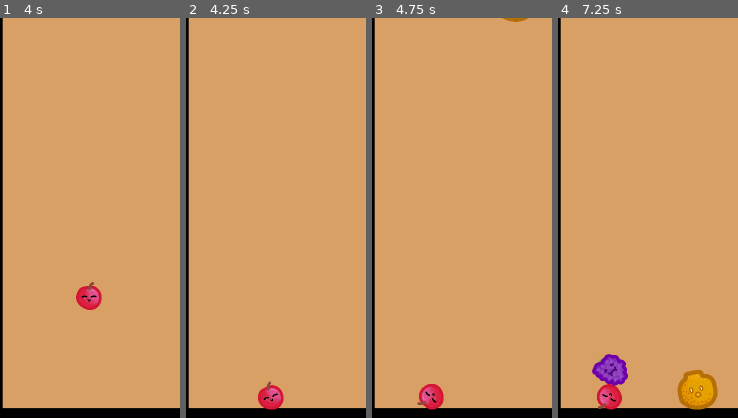
Above: before the commit, frames 1-4 (left to right).
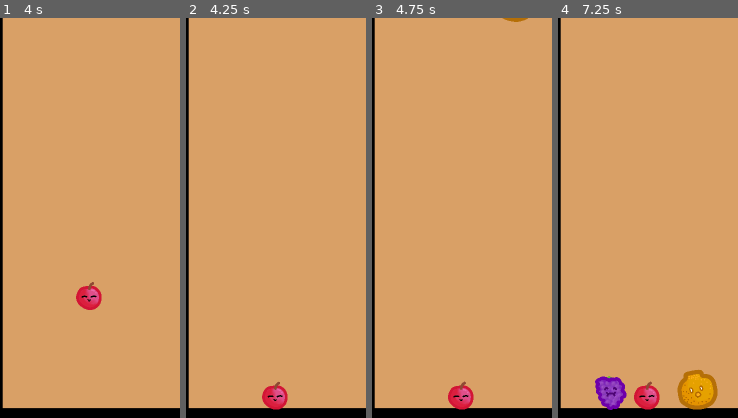
Above: after the commit, the same moments.

Repository: kinghos/WatermelonGame
Game: Godot game, scene res://Scenes/menus/main_menu.tscn
Two runs of this game, one before a commit and one after it. Both use one fixed random seed, a clock stepped at 60 frames per second and the inputs below. The engine's default icon, where the game draws it, is replaced by a stand-in: a white triangle on a blue panel in a dark square.
Inputs (mouse positions are % of the whole screen's width and height, from its top left):
- Up to frame 1 (4 s): click "Singleplayer" at 0.5 s; click "PAUSE" at 1.25 s; move the mouse to (72, 45) at 2.02 s; press the mouse at (72, 45) at 2.03 s; move the mouse to (30, 55) at 2.77 s; release the mouse at (30, 55) at 2.78 s; click (30, 55) at 2.85 s; move the mouse to (60, 28) at 3.52 s; press the mouse at (60, 28) at 3.53 s
- Up to frame 2 (4.25 s): no input
- Up to frame 3 (4.75 s): move the mouse to (45, 70) at 4.27 s; release the mouse at (45, 70) at 4.28 s; click (45, 70) at 4.35 s
- Up to frame 4 (7.25 s): move the mouse to (80, 65) at 5.02 s; press the mouse at (80, 65) at 5.03 s; move the mouse to (20, 35) at 5.77 s; release the mouse at (20, 35) at 5.78 s; click (20, 35) at 5.85 s; move the mouse to (55, 50) at 6.52 s; press the mouse at (55, 50) at 6.53 s
The pictures show only the part of the screen within x 5-55%, y 40-90%; the shares and areas given below are measured in that part.

Frame 1 is identical in both runs. In frame 2, 0.6% of the frame differs, in the area x 40-57%, y 90-98%; in frame 3, 1.5%; in frame 4, 2.8%, in the area x 18-57%, y 84-98%.

Commit message:
Updated collisions

Diff:
--- a/Scenes/modes/game_level.tscn
+++ b/Scenes/modes/game_level.tscn
@@ -21,7 +21,7 @@
 
 [node name="CollisionPolygon2D" type="CollisionPolygon2D" parent="Board"]
 position = Vector2(589, 1267)
-polygon = PackedVector2Array(-890, -832, -884, 756, 1104, 759, 1076, -832, 474, -832, 474, 510, -474, 510, -474, -832)
+polygon = PackedVector2Array(-920, -832, -916, 800, 920, 800, 920, -832, 474, -832, 474, 510, -474, 510, -474, -832)
 
 [node name="Sprite2D" type="Sprite2D" parent="Board"]
 position = Vector2(588, 1145.5)
--- a/globals/Globals.gd
+++ b/globals/Globals.gd
@@ -22,31 +22,31 @@
 }
 
 var Classes = {
-	Fruits.CHERRY: preload("res://scenes/fruits/cherry.tscn"),
-	Fruits.STRAWBERRY: preload("res://scenes/fruits/strawberry.tscn"),
-	Fruits.GRAPE: preload("res://scenes/fruits/grape.tscn"),
-	Fruits.TANGERINE: preload("res://scenes/fruits/tangerine.tscn"),
-	Fruits.ORANGE: preload("res://scenes/fruits/orange.tscn"),
-	Fruits.APPLE: preload("res://scenes/fruits/apple.tscn"),
-	Fruits.LEMON: preload("res://scenes/fruits/lemon.tscn"),
-	Fruits.PEACH: preload("res://scenes/fruits/peach.tscn"),
-	Fruits.PINEAPPLE: preload("res://scenes/fruits/pineapple.tscn"),
-	Fruits.MELON: preload("res://scenes/fruits/melon.tscn"),
-	Fruits.WATERMELON: preload("res://scenes/fruits/watermelon.tscn")
+	Fruits.CHERRY: load("res://scenes/fruits/cherry.tscn"),
+	Fruits.STRAWBERRY: load("res://scenes/fruits/strawberry.tscn"),
+	Fruits.GRAPE: load("res://scenes/fruits/grape.tscn"),
+	Fruits.TANGERINE: load("res://scenes/fruits/tangerine.tscn"),
+	Fruits.ORANGE: load("res://scenes/fruits/orange.tscn"),
+	Fruits.APPLE: load("res://scenes/fruits/apple.tscn"),
+	Fruits.LEMON: load("res://scenes/fruits/lemon.tscn"),
+	Fruits.PEACH: load("res://scenes/fruits/peach.tscn"),
+	Fruits.PINEAPPLE: load("res://scenes/fruits/pineapple.tscn"),
+	Fruits.MELON: load("res://scenes/fruits/melon.tscn"),
+	Fruits.WATERMELON: load("res://scenes/fruits/watermelon.tscn")
 }
 
 var Textures = {
-	Fruits.CHERRY: preload("res://assets/fruits/cherry.png"),
-	Fruits.STRAWBERRY: preload("res://assets/fruits/strawberry.png"),
-	Fruits.GRAPE: preload("res://assets/fruits/grape.png"),
-	Fruits.TANGERINE: preload("res://assets/fruits/tangerine.png"),
-	Fruits.ORANGE: preload("res://assets/fruits/orange.png"),
-	Fruits.APPLE: preload("res://assets/fruits/apple.png"),
-	Fruits.LEMON: preload("res://assets/fruits/lemon.png"),
-	Fruits.PEACH: preload("res://assets/fruits/peach.png"),
-	Fruits.PINEAPPLE: preload("res://assets/fruits/pineapple.png"),
-	Fruits.MELON: preload("res://assets/fruits/melon.png"),
-	Fruits.WATERMELON: preload("res://assets/fruits/watermelon.png")
+	Fruits.CHERRY: load("res://assets/fruits/cherry.png"),
+	Fruits.STRAWBERRY: load("res://assets/fruits/strawberry.png"),
+	Fruits.GRAPE: load("res://assets/fruits/grape.png"),
+	Fruits.TANGERINE: load("res://assets/fruits/tangerine.png"),
+	Fruits.ORANGE: load("res://assets/fruits/orange.png"),
+	Fruits.APPLE: load("res://assets/fruits/apple.png"),
+	Fruits.LEMON: load("res://assets/fruits/lemon.png"),
+	Fruits.PEACH: load("res://assets/fruits/peach.png"),
+	Fruits.PINEAPPLE: load("res://assets/fruits/pineapple.png"),
+	Fruits.MELON: load("res://assets/fruits/melon.png"),
+	Fruits.WATERMELON: load("res://assets/fruits/watermelon.png")
 }
 
 var Scales = {
--- a/project.godot
+++ b/project.godot
@@ -40,6 +40,7 @@
 
 [physics]
 
+2d/physics_engine="Rapier2D"
 2d/default_gravity=1500.0
 
 [rendering]
Not shown, added: addons/godot-rapier2d/Fluid2D.svg
Not shown, added: addons/godot-rapier2d/Fluid2D.svg.import
Not shown, added: addons/godot-rapier2d/Radial2D.svg
Not shown, added: addons/godot-rapier2d/Radial2D.svg.import
Not shown, added: addons/godot-rapier2d/THIRDPARTY.txt
Not shown, added: addons/godot-rapier2d/circle_mesh.tres
Not shown, added: addons/godot-rapier2d/faucet_2d.gd
Not shown, added: addons/godot-rapier2d/fluid_2d_circle.gd
Not shown, added: addons/godot-rapier2d/fluid_2d_rectangle.gd
Not shown, added: addons/godot-rapier2d/fluid_2d_renderer.gd
Not shown, added: addons/godot-rapier2d/fluid_2d_shader_renderer.gd
Binary file added: addons/godot-rapier2d/logo_square_2d.png
(and 23 more such lines)
